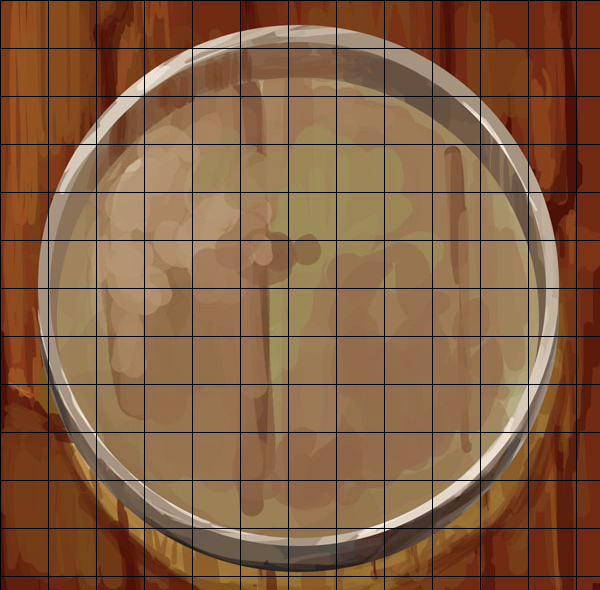
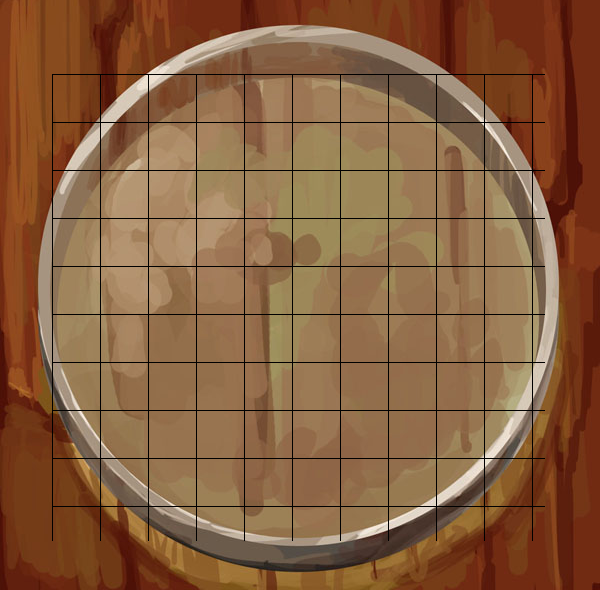
Revision of a layered 600×590 image; what changed, layer by layer:
renamed "Layer 1" to "Layer 3", painted on it over [0, 0, 600, 590]
